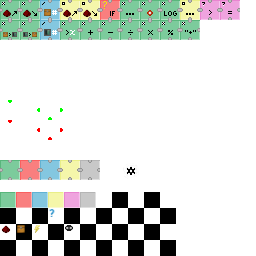
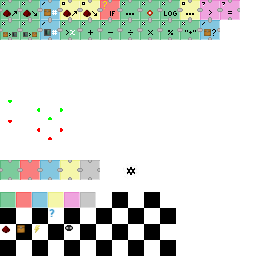
Layered file, before and after one edit (256 x 256). Changes by layer:
painted on "icons.png" over <box>200,20,220,40</box>
